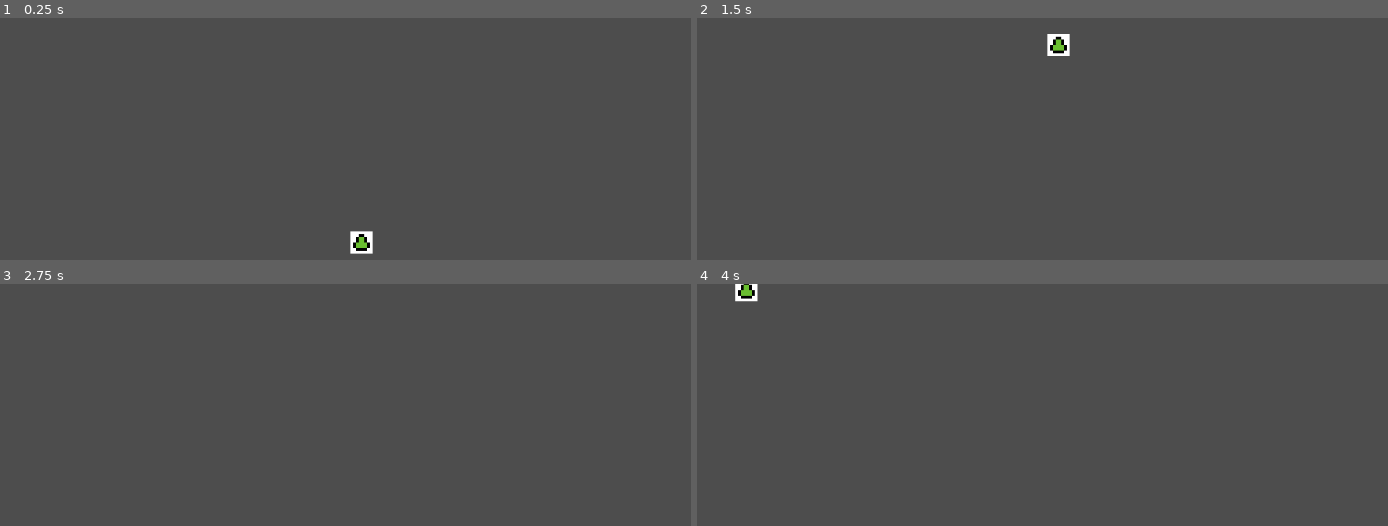
Above: before the commit, frames 1-4 (two rows, left to right).
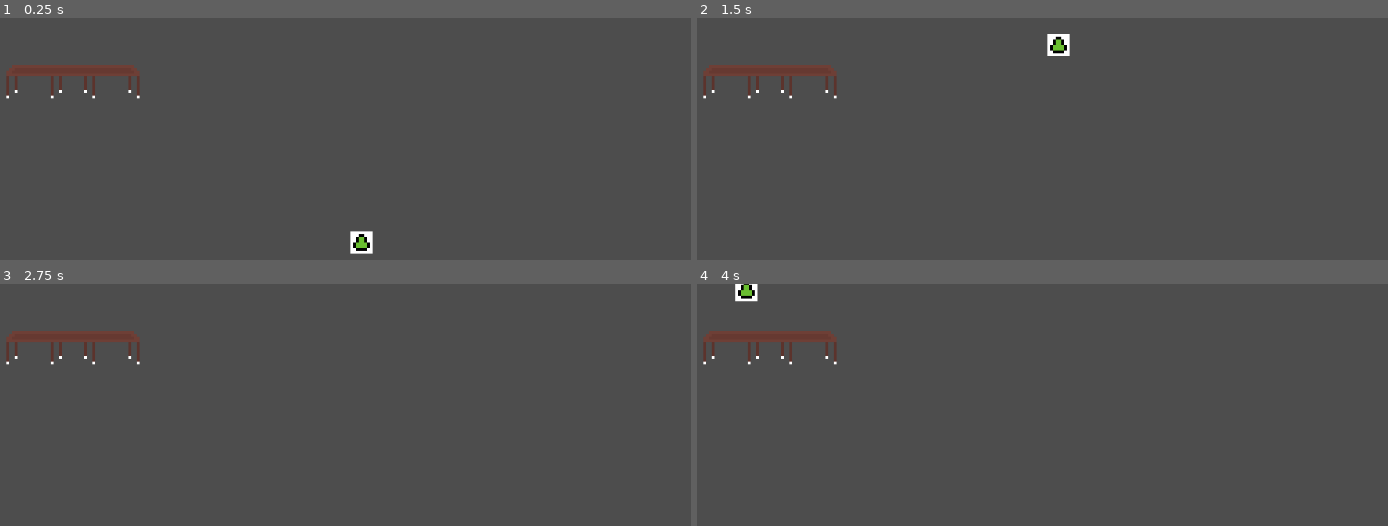
Above: after the commit, the same moments.

Repository: NoxWorks/Rouge-Lite-Projekt
Game: Godot game, scene res://Scenes/main.tscn
The game is run twice, just before and just after one commit, with the same random seed, the same clock (stepped at 60 frames per second) and the same inputs. Before the commit the project has no main scene; this scene is started directly in both runs.
Inputs:
- Up to frame 1 (0.25 s): no input
- Up to frame 2 (1.5 s): tap Enter at 0.5 s; hold W (move_up) from 0.53 s (still down)
- Up to frame 3 (2.75 s): tap Space at 2 s; release W (move_up) at 2.03 s; hold A (move_left) from 2.03 s (still down)
- Up to frame 4 (4 s): tap Enter at 2.75 s; tap Space at 3.5 s; release A (move_left) at 3.53 s; hold S (move_down) from 3.53 s (still down)

The runs differ from the first frame. In frame 1, 1.1% of the frame differs, in the area x 0-21%, y 19-34%; in frame 2, 1.1%; in frame 3, 1.1%; in frame 4, 1.1%.

Commit message:
Kollisionen, Platzhalter und neue .md
Simple Collision Layer mit namen Hinzugefügt, Tisch Platzhalter Sprite zum Visualisieren der Kollisionen Hinzugefügt, kollisionen.md als Dokumentation für die Unterschiedlichen Kollisionen und Layer/Masks hinzugefügt

Diff:
--- /dev/null
+++ b/project/rouge-lite-game/Scenes/Environment/desk.tscn
@@ -0,0 +1,19 @@
+[gd_scene load_steps=3 format=3 uid="uid://pofu76v18xsg"]
+
+[ext_resource type="Texture2D" uid="uid://cusf36pcc7wn5" path="res://assets/sprites/Platzhalter/Tisch.png" id="1_mc4y6"]
+
+[sub_resource type="RectangleShape2D" id="RectangleShape2D_mgfsi"]
+size = Vector2(48, 12)
+
+[node name="Desk" type="Node2D"]
+
+[node name="Sprite2D" type="Sprite2D" parent="."]
+texture = ExtResource("1_mc4y6")
+
+[node name="Area2D" type="Area2D" parent="."]
+collision_layer = 2
+collision_mask = 5
+
+[node name="CollisionShape2D" type="CollisionShape2D" parent="Area2D"]
+position = Vector2(0, 2)
+shape = SubResource("RectangleShape2D_mgfsi")
--- a/project/rouge-lite-game/Scenes/Player/player.tscn
+++ b/project/rouge-lite-game/Scenes/Player/player.tscn
@@ -37,6 +37,7 @@
 radius = 4.0
 
 [node name="Player" type="CharacterBody2D"]
+collision_mask = 63
 script = ExtResource("1_a3d8c")
 
 [node name="AnimatedSprite2D" type="AnimatedSprite2D" parent="."]
--- a/project/rouge-lite-game/Scenes/main.tscn
+++ b/project/rouge-lite-game/Scenes/main.tscn
@@ -1,6 +1,7 @@
-[gd_scene load_steps=2 format=3 uid="uid://bup2regikdyea"]
+[gd_scene load_steps=3 format=3 uid="uid://bup2regikdyea"]
 
 [ext_resource type="PackedScene" uid="uid://cw1vlvfa38djp" path="res://Scenes/Player/player.tscn" id="1_jjgbg"]
+[ext_resource type="PackedScene" uid="uid://pofu76v18xsg" path="res://Scenes/Environment/desk.tscn" id="2_bo1nx"]
 
 [node name="Main" type="Node2D"]
 
@@ -8,3 +9,9 @@
 zoom = Vector2(4, 4)
 
 [node name="Player" parent="." instance=ExtResource("1_jjgbg")]
+debug = true
+
+[node name="Furniture" type="Node" parent="."]
+
+[node name="Desk" parent="Furniture" instance=ExtResource("2_bo1nx")]
+position = Vector2(-104, -60)
--- a/project/rouge-lite-game/project.godot
+++ b/project/rouge-lite-game/project.godot
@@ -11,6 +11,7 @@
 [application]
 
 config/name="RougeLite Game"
+run/main_scene="uid://bup2regikdyea"
 config/features=PackedStringArray("4.5", "Forward Plus")
 config/icon="res://assets/sprites/icon.svg"
 
@@ -65,6 +66,15 @@
 "events": []
 }
 
+[layer_names]
+
+2d_physics/layer_1="Player"
+2d_physics/layer_2="Furniture"
+2d_physics/layer_3="Enemy"
+2d_physics/layer_4="Wall"
+2d_physics/layer_5="Door"
+2d_physics/layer_6="Switch/Button"
+
 [rendering]
 
 textures/canvas_textures/default_texture_filter=0
--- a/project/rouge-lite-game/scripts/player/player.gd
+++ b/project/rouge-lite-game/scripts/player/player.gd
@@ -1,14 +1,23 @@
 class_name Player extends CharacterBody2D
+
+@export var debug : bool = false
 
 var move_speed : float = 75.0
 
 
 
-func _physics_process(delta: float) -> void:
+func _physics_process(_delta: float) -> void:
 	var direction : Vector2 = Vector2.ZERO
 	direction.x = Input.get_action_strength("move_right") - Input.get_action_strength("move_left")
 	direction.y = Input.get_action_strength("move_down") - Input.get_action_strength("move_up")
 
 	velocity = direction * move_speed
 
+	if debug:
+		debugging()
+
+
 	move_and_slide()
+
+func debugging() -> void:
+	print(position)
Binary file added: project/rouge-lite-game/assets/sprites/Platzhalter/Tisch.ase
Binary file added: project/rouge-lite-game/assets/sprites/Platzhalter/Tisch.png
Not shown, added: project/rouge-lite-game/assets/sprites/Platzhalter/Tisch.png.import
Not shown, changed: project/docs/devlog.md
Not shown, added: project/docs/kollisionen.md
